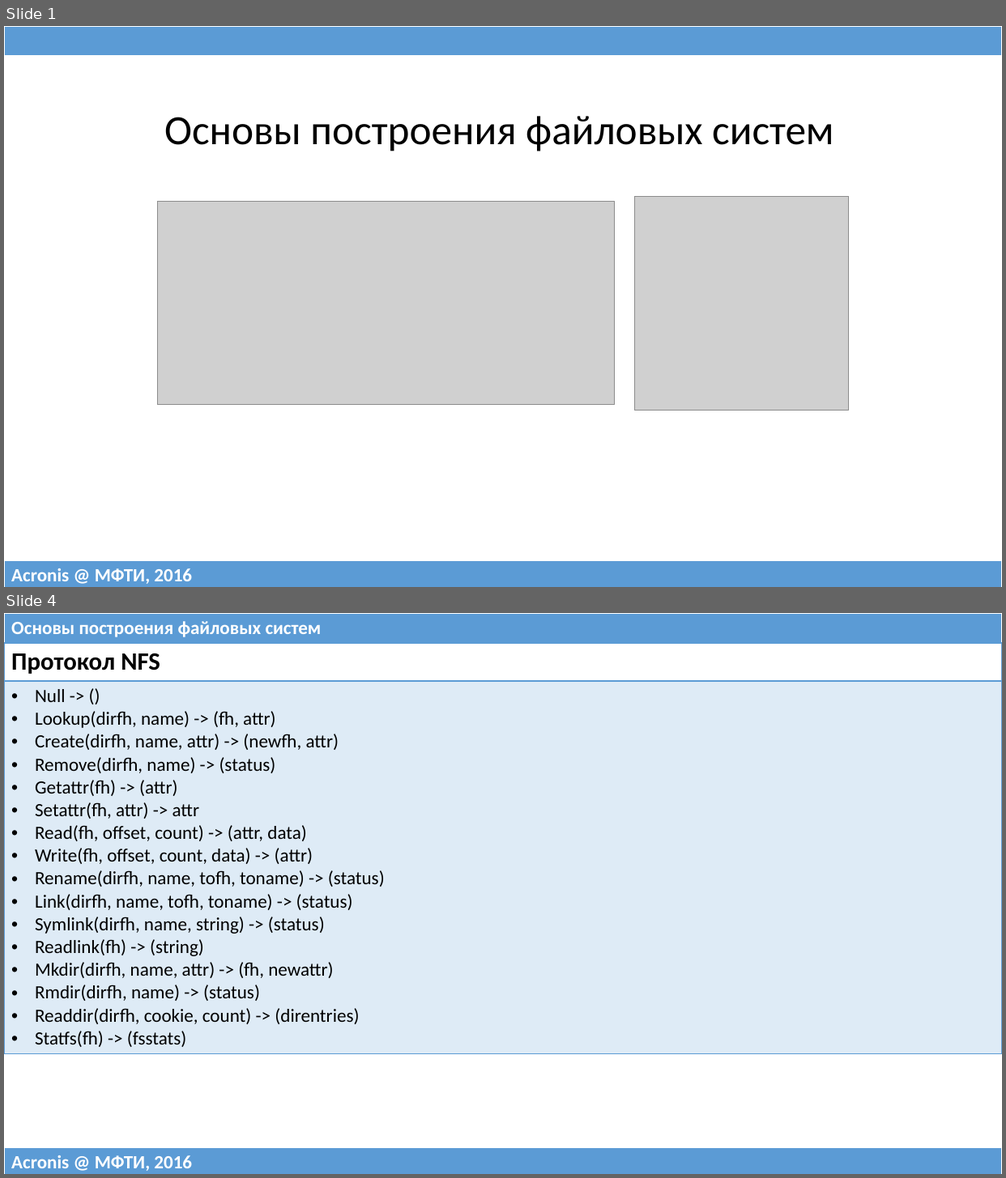
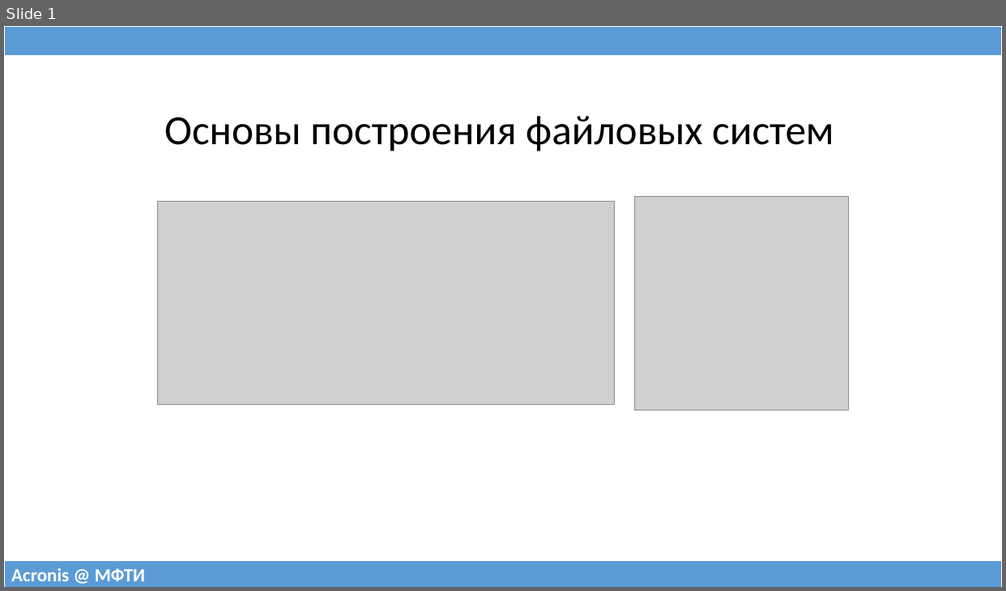
Before and after one commit to 75cc8545e7b021ed280ed0ef99fc7fc4/filesystems-101, a slide deck: talks/src/class10.pptx. Shown one above the other, each under a label of ours: slides 1 and 4 before the commit, slide 1 after it; the slides between them are not shown. The pictures are 1006x1178 and 1006x591 pixels, drawn with LibreOffice and Linux fonts; fonts in the diff are those of the drawing; grey boxes stand for pictures. Boxes give left, top, right and bottom in pixels: in the first picture for what was removed or moved away, otherwise in the second. Text is boxed around its words. In the diff, an @@ line names an element or a change of style, - is before the commit and + after.

```diff
--- a/talks/src/class10.pptx
+++ b/talks/src/class10.pptx
@@ slide 4 removed at bbox=[4, 613, 1002, 1174], background #FFFFFF @@
@@ table removed at bbox=[4, 613, 1002, 643], 1 rows, 1 columns @@
-Основы построения файловых систем
@@ table removed at bbox=[4, 643, 1002, 1050], 2 rows, 1 columns @@
-Протокол NFS
-Null -> () / Lookup(dirfh, name) -> (fh, attr) / Create(dirfh, name, attr) -> (newfh, attr) / Remove(dirfh, name) -> (status) / Getattr(fh) -> (attr) / Setattr(fh, attr) -> attr / Read(fh, offset, count) -> (attr, data) / Write(fh, offset, count, data) -> (attr) / Rename(dirfh, name, tofh, toname) -> (status) / Link(dirfh, name, tofh, toname) -> (status) / Symlink(dirfh, name, string) -> (status) / Readlink(fh) -> (string) / Mkdir(dirfh, name, attr) -> (fh, newattr) / Rmdir(dirfh, name) -> (status) / Readdir(dirfh, cookie, count) -> (direntries) / Statfs(fh) -> (fsstats)
@@ table removed at bbox=[4, 1148, 1002, 1174], 1 rows, 1 columns @@
-Acronis @ МФТИ, 2016
@@ slide 1 changed as well @@
@@ table at bbox=[4, 561, 1002, 587] @@
-row 1, column 1: Acronis @ МФТИ, 2016
+row 1, column 1: Acronis @ МФТИ
```
Also in this commit, not shown: 2 other slides changed, 31 slides added, 12 other slides removed, 1 other file.
